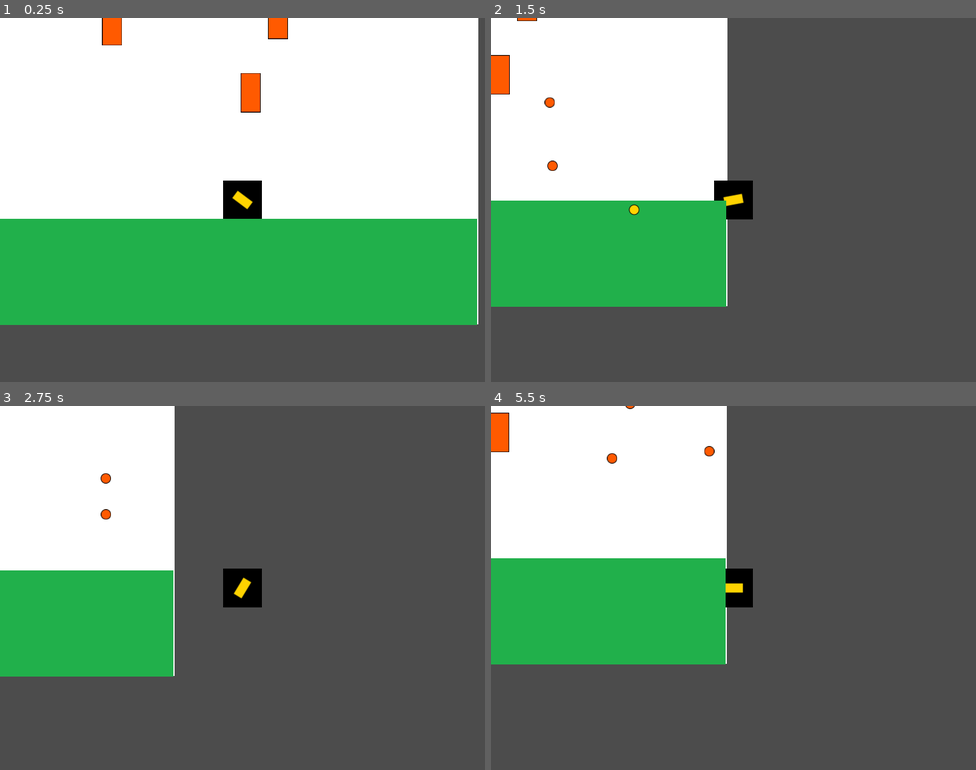
Above: before the commit, frames 1-4 (two rows, left to right).
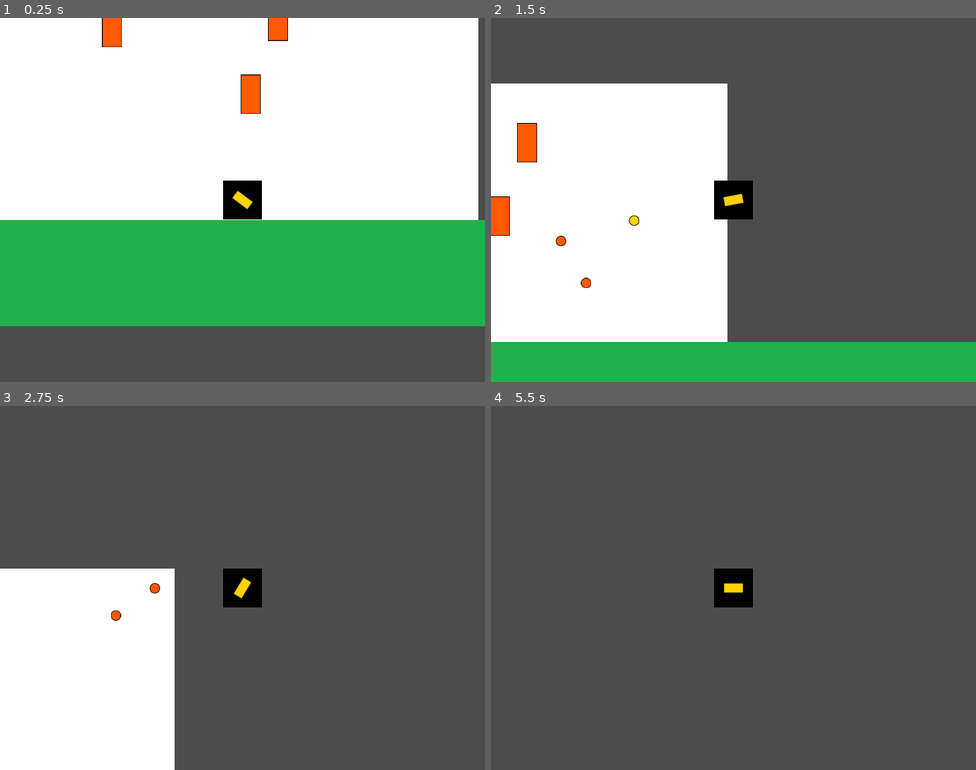
Above: after the commit, the same moments.

Repository: nicolastpi01/entregas-ipv-garcia-nicolas
Game: Godot game, scene res://Main.tscn
The game is run twice, just before and just after one commit, with the same random seed, the same clock (stepped at 60 frames per second) and the same inputs.
Inputs (mouse positions are in pixels of both pictures, inside the frame that each line leads up to):
- Up to frame 1 (0.25 s): no input
- Up to frame 2 (1.5 s): move the mouse to (840, 181) at 0.52 s; hold D (move_right) 0.53-1.28 s; click (840, 181) at 0.6 s; tap Up (jump) at 0.77 s; move the mouse to (636, 218) at 1.27 s; hold A (move_left) from 1.28 s (still down); click (636, 218) at 1.35 s
- Up to frame 3 (2.75 s): tap Up (jump) at 1.52 s; move the mouse to (291, 507) at 2.02 s; release A (move_left) at 2.03 s; hold D (move_right) from 2.03 s (still down); click (291, 507) at 2.1 s
- Up to frame 4 (5.5 s): move the mouse to (709, 660) at 2.77 s; click (709, 660) at 2.85 s; tap Up (jump) at 3.02, 3.77, 4.52 s; tap Enter at 3.5 s; move the mouse to (879, 642) at 3.52 s; release D (move_right) at 3.53 s; hold A (move_left) from 3.53 s (still down); click (879, 642) at 3.6 s; tap Space at 4.25 s; move the mouse to (588, 533) at 4.27 s; click (588, 533) at 4.35 s; move the mouse to (757, 588) at 5.02 s; click (757, 588) at 5.1 s

The runs differ from the first frame. In frame 1, 1.2% of the frame differs, in the area x 0-100%, y 5-85%; in frame 2, 39%, in the area x 0-100%, y 0-100%; in frame 3, 36%; in frame 4, 34%.

Commit message:
se agrega el Floor

Diff:
--- a/entrega-5-garcia-nicolas/Main.tscn
+++ b/entrega-5-garcia-nicolas/Main.tscn
@@ -5,10 +5,12 @@
 [ext_resource path="res://Main.gd" type="Script" id=3]
 [ext_resource path="res://entities/enemies/Turret.tscn" type="PackedScene" id=4]
 [ext_resource path="res://entities/enemies/TurretsSpawner.gd" type="Script" id=5]
-[ext_resource path="res://assets/textures/floor.png" type="Texture" id=6]
+[ext_resource path="res://entities/world/Floor.tscn" type="PackedScene" id=6]
 
 [node name="Main" type="Node"]
 script = ExtResource( 3 )
+
+[node name="CanvasLayer" type="CanvasLayer" parent="."]
 
 [node name="Background" type="TextureRect" parent="."]
 anchor_right = 1.0
@@ -22,6 +24,8 @@
 
 [node name="Player" parent="." instance=ExtResource( 1 )]
 position = Vector2( 413.003, 395.272 )
+GRAVITY = 10.0
+JUMP_SPEED = -500.0
 
 [node name="Camera2D" type="Camera2D" parent="Player"]
 current = true
@@ -30,9 +34,11 @@
 script = ExtResource( 5 )
 turret_scene = ExtResource( 4 )
 
-[node name="StaticBody2D" type="StaticBody2D" parent="."]
-position = Vector2( 401.5, 517.5 )
+[node name="Floor" parent="." instance=ExtResource( 6 )]
+position = Vector2( 398, 517 )
 
-[node name="Floor" type="Sprite" parent="StaticBody2D"]
-scale = Vector2( 12.0758, 2.65152 )
-texture = ExtResource( 6 )
+[node name="Floor2" parent="." instance=ExtResource( 6 )]
+position = Vector2( 1191, 517 )
+
+[node name="Floor3" parent="." instance=ExtResource( 6 )]
+position = Vector2( 1983, 517 )
--- /dev/null
+++ b/entrega-5-garcia-nicolas/entities/world/Floor.tscn
@@ -0,0 +1,17 @@
+[gd_scene load_steps=3 format=2]
+
+[ext_resource path="res://assets/textures/floor.png" type="Texture" id=1]
+
+[sub_resource type="RectangleShape2D" id=1]
+extents = Vector2( 399.5, 88.5 )
+
+[node name="Floor" type="StaticBody2D"]
+position = Vector2( 401.5, 517.5 )
+
+[node name="Sprite" type="Sprite" parent="."]
+scale = Vector2( 12.0758, 2.65152 )
+texture = ExtResource( 1 )
+
+[node name="CollisionShape2D" type="CollisionShape2D" parent="."]
+position = Vector2( 1, 0 )
+shape = SubResource( 1 )
Not shown, changed: entrega-5-garcia-nicolas/.mono/metadata/ide_messaging_meta.txt
